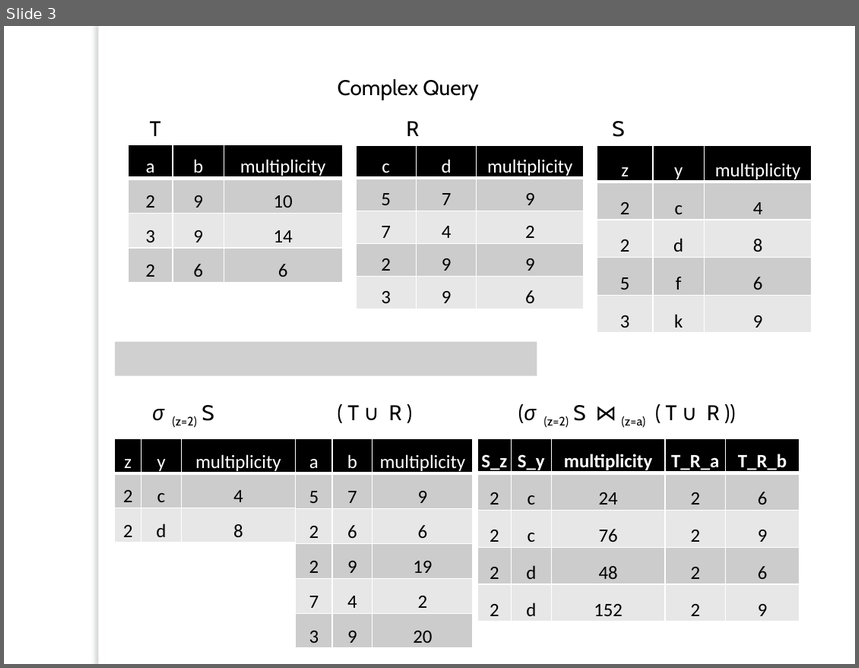
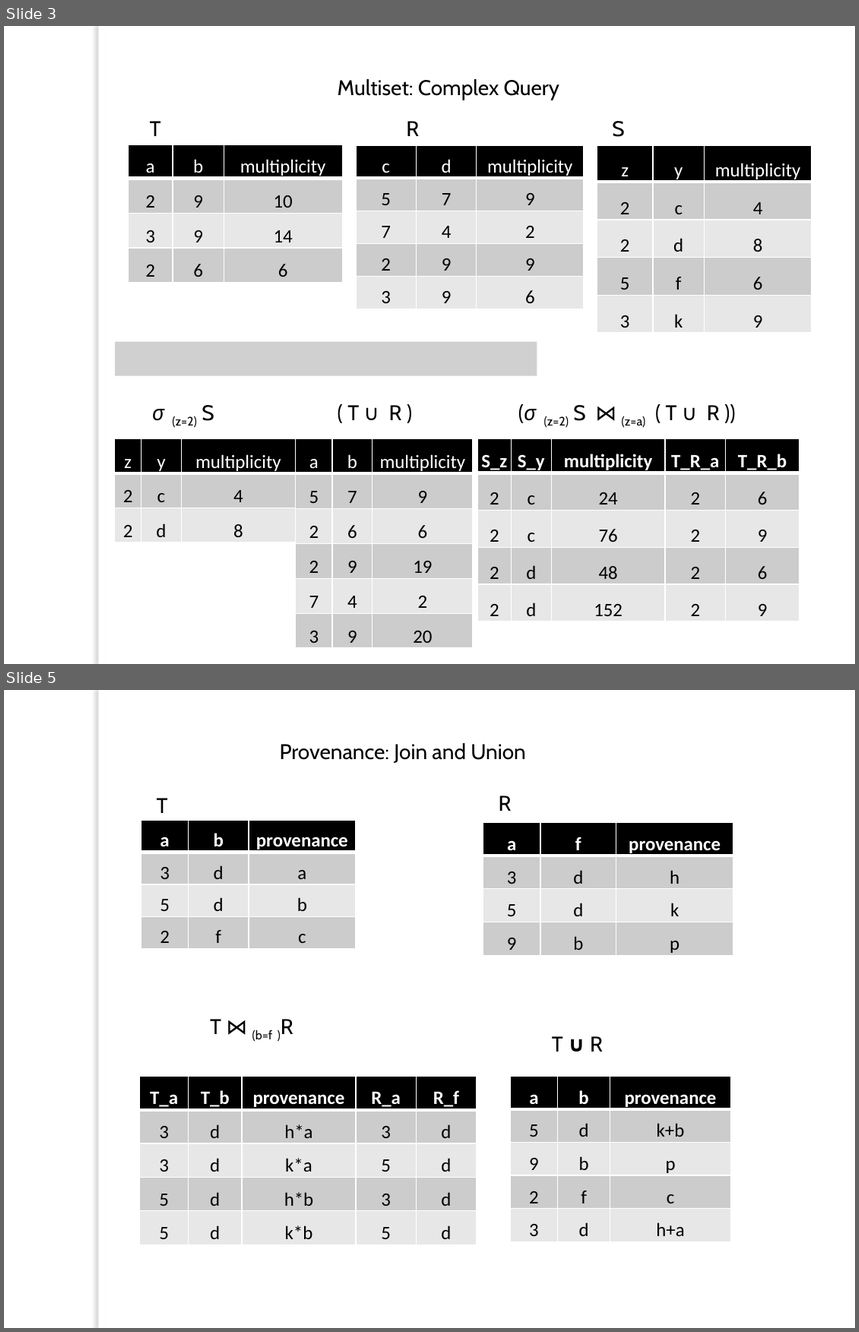
Before and after one commit to ZAsadi/MyRepository, a slide deck: Final_Presentation.pptx. Shown one above the other, each under a label of ours: slide 3 before the commit, slides 3 and 5 after it; the slides between them are not shown. The pictures are 859x668 and 859x1332 pixels, drawn with LibreOffice and Linux fonts; fonts in the diff are those of the drawing; grey boxes stand for pictures; background and template pictures are left out. Boxes give left, top, right and bottom in pixels: in the first picture for what was removed or moved away, otherwise in the second. Text is boxed around its words. In the diff, an @@ line names an element or a change of style, - is before the commit and + after.

Commit message:
Provenance examples added

```diff
--- a/Final_Presentation.pptx
+++ b/Final_Presentation.pptx
@@ slide 5 added at [4, 690, 855, 1328], background picture (left out); not listed: 1 template element that a slide beside it also shows @@
@@ text added at [280, 743, 525, 763], 18 pt, text #000000 @@
+Provenance: Join and Union
@@ text added at [157, 798, 168, 813], 18 pt, text #000000 @@
+T
@@ text added at [499, 796, 512, 811], 18 pt, text #000000 @@
+R
@@ table added at [141, 820, 356, 948], 4 rows, 3 columns @@
+a | b | provenance
+3 | d | a
+5 | d | b
+2 | f | c
@@ table added at [484, 823, 734, 956], 4 rows, 3 columns @@
+a | f | provenance
+3 | d | h
+5 | d | k
+9 | b | p
@@ text added at [210, 1019, 294, 1042], 18 pt, text #000000 @@
+T ⋈ (b=f )R
@@ text added at [552, 1037, 603, 1052], 18 pt, text #000000 @@
+T ∪ R
@@ table added at [139, 1076, 477, 1245], 5 rows, 5 columns @@
+T_a | T_b | provenance | R_a | R_f
+3 | d | h*a | 3 | d
+3 | d | k*a | 5 | d
+5 | d | h*b | 3 | d
+5 | d | k*b | 5 | d
@@ table added at [510, 1076, 731, 1243], 5 rows, 3 columns @@
+a | b | provenance
+5 | d | k+b
+9 | b | p
+2 | f | c
+3 | d | h+a
@@ slide 3 changed as well @@
@@ text at [338, 79, 560, 100]: text changed @@
-Complex Query
+Multiset: Complex Query
```
Also in this commit, not shown: 2 other slides changed, 2 other slides added.
